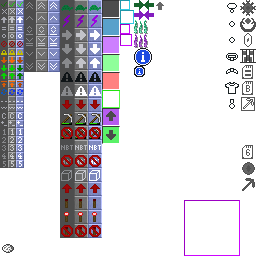
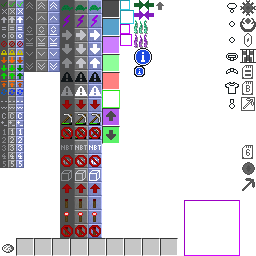
Revision of a layered 256 x 256 image; what changed, layer by layer:
painted on "Background" over [16,238,178,256]
